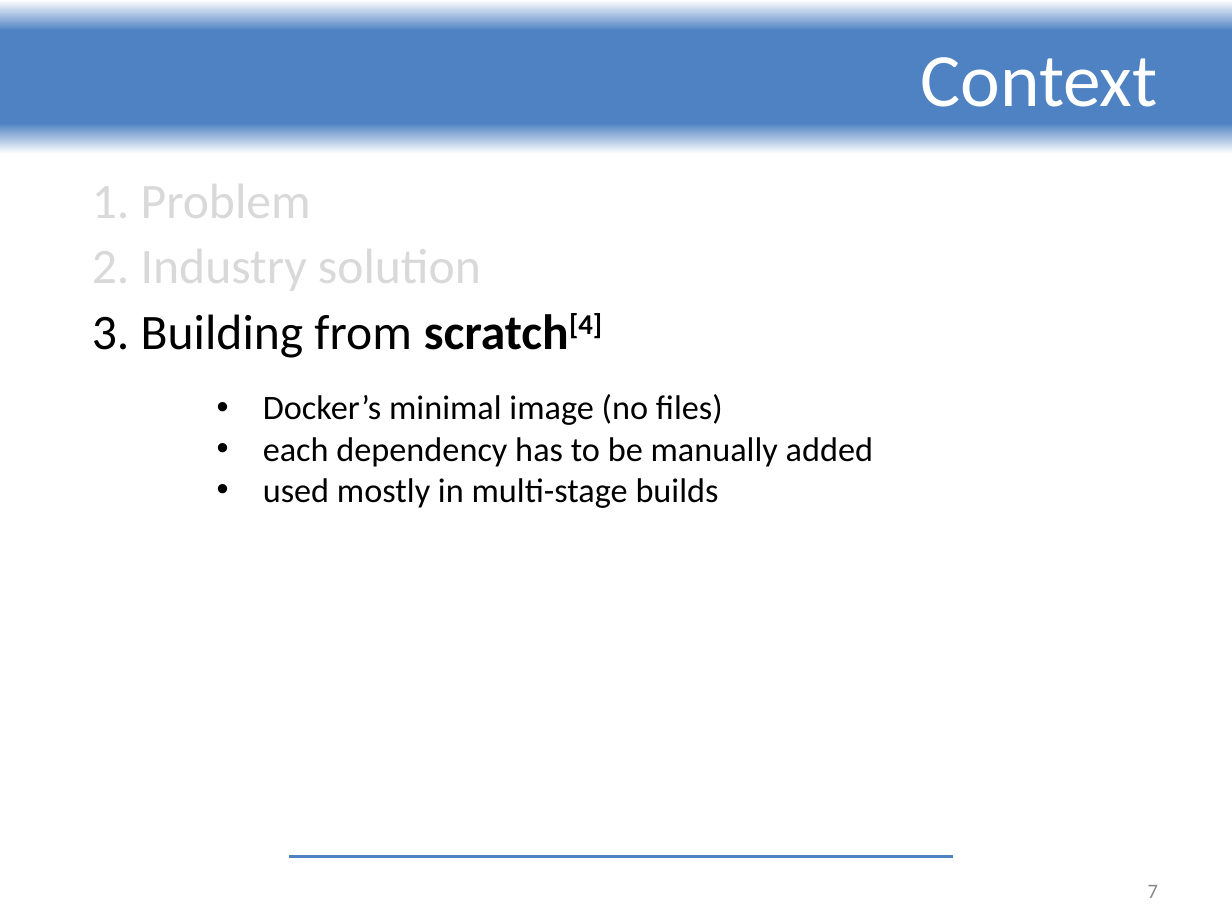
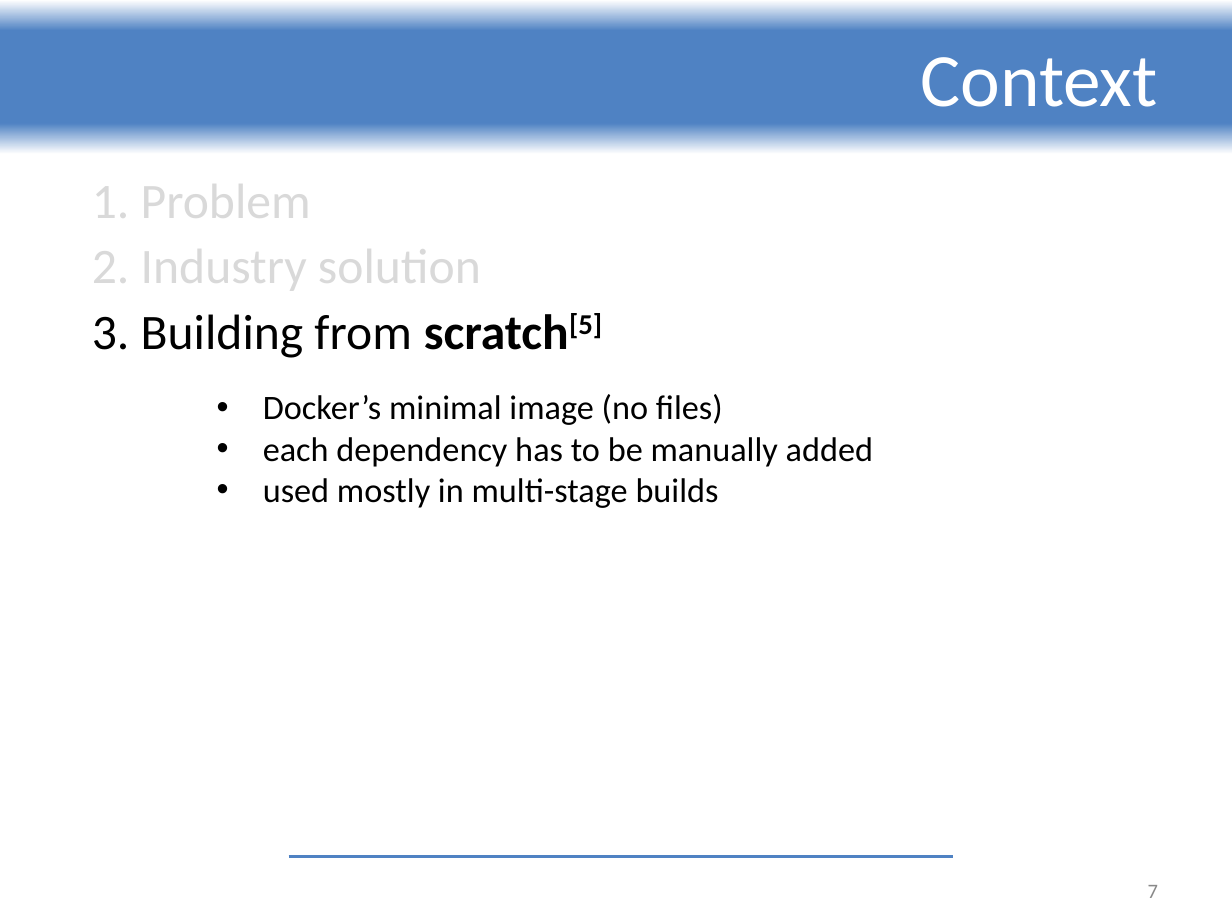
Before and after one commit to ReGeLePuMa/diploma, a slide deck: slide 7 of thesis/Diploma 2024-2025 - PETREA Andrei.pptx. Drawn at 1232x924 pixels with LibreOffice and Linux fonts; fonts in the diff are those of the drawing; background and template pictures are left out. Boxes give left, top, right and bottom in pixels: in the first picture for what was removed or moved away, otherwise in the second. Text is boxed around its words. In the diff, an @@ line names an element or a change of style, - is before the commit and + after.

```diff
--- a/thesis/Diploma 2024-2025 - PETREA Andrei.pptx
+++ b/thesis/Diploma 2024-2025 - PETREA Andrei.pptx
@@ text at [92,313,602,358]: text changed @@
-3. Building from scratch[4]
+3. Building from scratch[5]
```
Also in this commit, not shown: 5 other slides changed.
